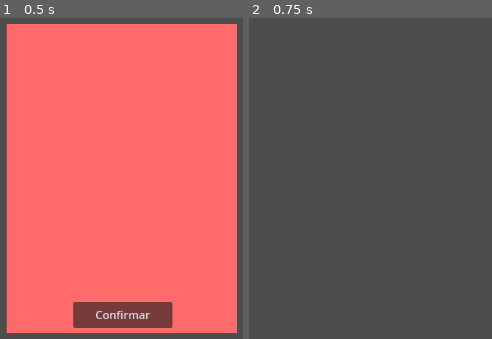
Above: before the commit, frames 1-2 (left to right).
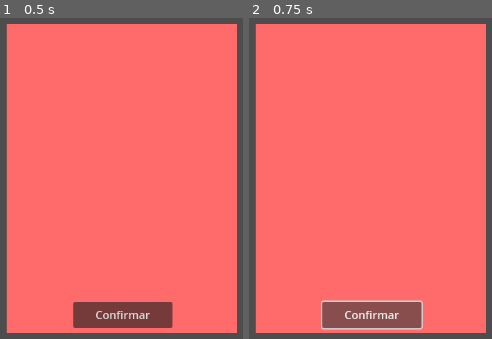
Above: after the commit, the same moments.

Repository: pedroorocha/KGBoard
Game: Godot game, scene res://scenes/carta.tscn
Same seed, same stepped clock (60 frames per second), same inputs: the game is played once before the commit and once after it. This scene is started directly instead of the project's main scene.
Inputs:
- Up to frame 1 (0.5 s): no input
- Up to frame 2 (0.75 s): click "Confirmar" at 0.5 s

Frame 1 is identical in both runs. In frame 2, 92% of the frame differs, in the area x 2-98%, y 1-99%.
Error in both runs: Invalid operands 'String' and 'Nil' in operator '+'. (res://scripts/carta.gd:29)

Commit message:
Time in question

Diff:
--- a/scripts/CountDown_Timer.gd
+++ b/scripts/CountDown_Timer.gd
@@ -3,7 +3,10 @@
 var timer
 var total_time: int = 60  # Tempo total em segundos (ajuste conforme necessário)
 var time_left: int = total_time
-
+var jogador_id: int
+var forma_geometrica = ""
+signal tempo_acabou
+signal finalizar_carta
 func _ready():
 	timer = Timer.new()
 	timer.connect("timeout", Callable(self, "_on_timer_timeout"))
@@ -12,12 +15,16 @@
 	add_child(timer)
 	timer.start()
 	update_label()  # Atualiza o label inicialmente
+	jogador_id = get_tree().root.get_meta("id_jogador")
+	forma_geometrica = get_tree().root.get_meta("forma_geometrica")
 
 func _on_timer_timeout():
 	time_left -= 1
 	if time_left <= 0:
 		timer.stop()
-		$Label.text = "Perdeu a vez"  # Exibe a mensagem quando o tempo acabar
+		$Label.text = "Perdeu a vez, tempo acabou!"  # Exibe a mensagem quando o tempo acabar
+		emit_signal("tempo_acabou", jogador_id, forma_geometrica)  # Emitir um sinal, por exemplo
+		emit_signal("finalizar_carta")
 	else:
 		update_label()  # Atualiza o label com o tempo restante
 
--- a/scripts/carta.gd
+++ b/scripts/carta.gd
@@ -108,6 +108,5 @@
 	print("Jogador errou!")
 	emit_signal("jogador_errou", jogador_id, forma_geometrica)  # Emitir um sinal, por exemplo
 	emit_signal("carta_finalizada")
-	queue_free()
 	get_tree().root.set_meta("is_correct", is_correct)
 	return
--- a/scripts/tabuleiro.gd
+++ b/scripts/tabuleiro.gd
@@ -219,6 +219,7 @@
 
 func _process_question(questao_sorteada, ultimo_indice):
 	# Processa a questão e define as propriedades no nó root
+	var tempo_acabou = false
 	pergunta = questao_sorteada["pergunta"]
 	get_tree().root.set_meta("pergunta", pergunta)
 	alternativas = questao_sorteada["alternativas"]
@@ -247,6 +248,8 @@
 			# **Desativa os botões do tabuleiro**
 			set_buttons_active(false)
 			# **Conecta o sinal emitido pela carta**
+			timer.connect("tempo_acabou", Callable(self, "_on_jogador_errou"))
+			timer.connect("finalizar_carta", Callable(self, "_on_carta_finalizada"))
 			carta.connect("jogador_acertou", Callable(self, "_on_jogador_acertou"))
 			carta.connect("jogador_errou", Callable(self, "_on_jogador_errou"))
 			carta.connect("carta_finalizada", Callable(self, "_on_carta_finalizada"))
@@ -265,6 +268,8 @@
 func _on_carta_finalizada() -> void:
 	# Reativa os botões do tabuleiro após o jogador confirmar na carta
 	set_buttons_active(true)
+	timer.queue_free()
+	carta.queue_free()
 
 func set_buttons_active(active: bool) -> void:
 	for child in get_tree().root.get_children():
